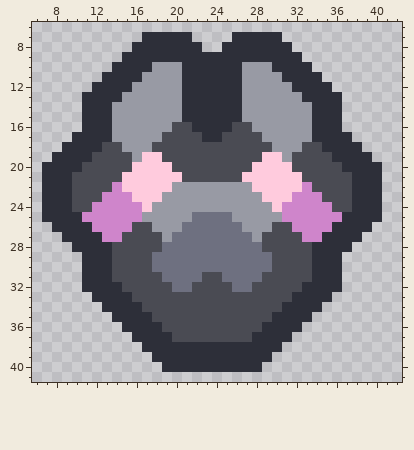
Two versions of one pixel-art sprite, assets/sprites/units/weapons/remnant-weapon-preview.png. That is the earlier state.
The file is 48x48 pixels. Shown: x 6..42, y 6..41.
Once edited:
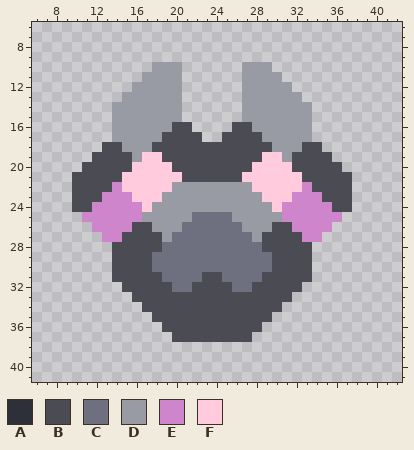
Palette (. is transparent): A #2d2f39  B #4a4b53  C #6e7080  D #989aa4  E #cf85cb  F #ffcbdd
The exact change:
@@ x 6..42 @@
  6 .....................................
- 7 ...........AAAAA....AAAAA............
- 8 ..........AAAAAAA..AAAAAAA...........
- 9 .........AAAAAAAAAAAAAAAAAA..........
-10 ........AAAADDDAAAAAADDDAAAA.........
-11 .......AAAADDDDAAAAAADDDDAAAA........
-12 ......AAAADDDDDAAAAAADDDDDAAAA.......
-13 .....AAAADDDDDDAAAAAADDDDDDAAAA......
-14 .....AAADDDDDDDAAAAAADDDDDDDAAA......
-15 .....AAADDDDDDDAAAAAADDDDDDDAAA......
-16 .....AAADDDDDDBBAAAABBDDDDDDAAA......
-17 ....AAAADDDDDBBBBAABBBBDDDDDAAAA.....
-18 ...AAAABBDDDBBBBBBBBBBBBDDDBBAAAA....
-19 ..AAAABBBBDFFBBBBBBBBBBFFDBBBBAAAA...
-20 .AAAABBBBBFFFFBBBBBBBBFFFFBBBBBAAAA..
-21 .AAABBBBBFFFFFFBBBBBBFFFFFFBBBBBAAA..
-22 .AAABBBBEFFFFFDDDDDDDDFFFFFEBBBBAAA..
-23 .AAABBBEEEFFFDDDDDDDDDDFFFEEEBBBAAA..
-24 .AAABBEEEEEFDDDDDDDDDDDDFEEEEEBBAAA..
-25 .AAAAEEEEEEDDDDDCCCCDDDDDEEEEEEAAAA..
-26 ..AAAAEEEEBBDDDCCCCCCDDDBBEEEEAAAA...
-27 ...AAAAEEBBBBDCCCCCCCCDBBBBEEAAAA....
-28 ....AAAABBBBBCCCCCCCCCCBBBBBAAAA.....
-29 .....AAABBBBCCCCCCCCCCCCBBBBAAA......
-30 .....AAABBBBCCCCCCCCCCCCBBBBAAA......
-31 .....AAABBBBBCCCCBBCCCCBBBBBAAA......
-32 .....AAAABBBBBCCBBBBCCBBBBBAAAA......
-33 ......AAAABBBBBBBBBBBBBBBBAAAA.......
-34 .......AAAABBBBBBBBBBBBBBAAAA........
-35 ........AAAABBBBBBBBBBBBAAAA.........
-36 .........AAAABBBBBBBBBBAAAA..........
-37 ..........AAAABBBBBBBBAAAA...........
-38 ...........AAAAAAAAAAAAAA............
-39 ............AAAAAAAAAAAA.............
-40 .............AAAAAAAAAA..............
+ 7 .....................................
+ 8 .....................................
+ 9 .....................................
+10 ............DDD......DDD.............
+11 ...........DDDD......DDDD............
+12 ..........DDDDD......DDDDD...........
+13 .........DDDDDD......DDDDDD..........
+14 ........DDDDDDD......DDDDDDD.........
+15 ........DDDDDDD......DDDDDDD.........
+16 ........DDDDDDBB....BBDDDDDD.........
+17 ........DDDDDBBBB..BBBBDDDDD.........
+18 .......BBDDDBBBBBBBBBBBBDDDBB........
+19 ......BBBBDFFBBBBBBBBBBFFDBBBB.......
+20 .....BBBBBFFFFBBBBBBBBFFFFBBBBB......
+21 ....BBBBBFFFFFFBBBBBBFFFFFFBBBBB.....
+22 ....BBBBEFFFFFDDDDDDDDFFFFFEBBBB.....
+23 ....BBBEEEFFFDDDDDDDDDDFFFEEEBBB.....
+24 ....BBEEEEEFDDDDDDDDDDDDFEEEEEBB.....
+25 .....EEEEEEDDDDDCCCCDDDDDEEEEEE......
+26 ......EEEEBBDDDCCCCCCDDDBBEEEE.......
+27 .......EEBBBBDCCCCCCCCDBBBBEE........
+28 ........BBBBBCCCCCCCCCCBBBBB.........
+29 ........BBBBCCCCCCCCCCCCBBBB.........
+30 ........BBBBCCCCCCCCCCCCBBBB.........
+31 ........BBBBBCCCCBBCCCCBBBBB.........
+32 .........BBBBBCCBBBBCCBBBBB..........
+33 ..........BBBBBBBBBBBBBBBB...........
+34 ...........BBBBBBBBBBBBBB............
+35 ............BBBBBBBBBBBB.............
+36 .............BBBBBBBBBB..............
+37 ..............BBBBBBBB...............
+38 .....................................
+39 .....................................
+40 .....................................
 41 .....................................
Boxes around the changes in both pictures, in picture pixels (x1, y1, x2, y2):
erased: (42, 32, 382, 372)
